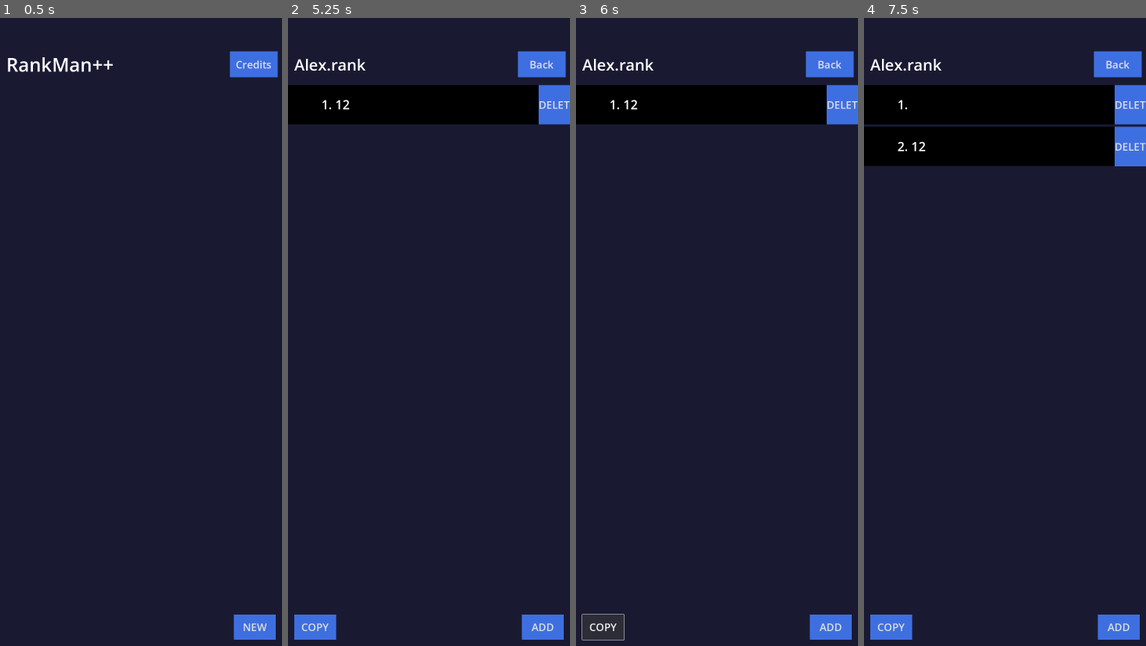
Above: before the commit, frames 1-4 (left to right).
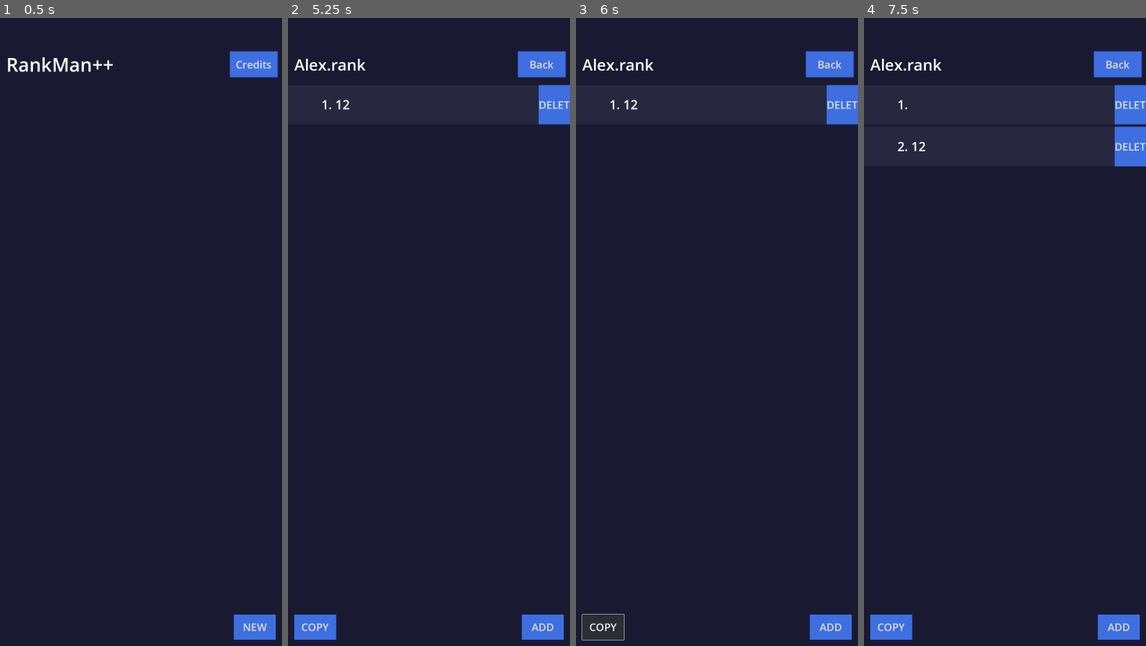
Above: after the commit, the same moments.

Repository: POtOSoftware/rankmanplusplus
Game: Godot game, scene res://Scenes/FilePicker/FilePicker.tscn
The game is run twice, just before and just after one commit, with the same random seed, the same clock (stepped at 60 frames per second) and the same inputs.
Inputs (mouse positions are in pixels of both pictures, inside the frame that each line leads up to):
- Up to frame 1 (0.5 s): no input
- Up to frame 2 (5.25 s): click "NEW" at 0.5 s; click (429, 112) at 1.27 s; type "Alex" at 1.35 s; click "NEW" at 2 s; click "Submit" at 2.75 s; click "ADD" at 3.5 s; click (429, 112) at 4.27 s; type "12" at 4.35 s; click "Add To Start" at 5 s
- Up to frame 3 (6 s): click "COPY" at 5.75 s
- Up to frame 4 (7.5 s): click "ADD" at 6.5 s; click "Add To Start" at 7.25 s

Frame 1 is identical in both runs. In frame 2, 5.6% of the frame differs, in the area x 0-89%, y 10-17%; in frame 3, 5.6%; in frame 4, 11%, in the area x 0-89%, y 10-24%.

Commit message:
change colors type shit

Diff:
--- a/Prefabs/ListInputPopup/ListInputPopup.tscn
+++ b/Prefabs/ListInputPopup/ListInputPopup.tscn
@@ -33,7 +33,7 @@
 offset_right = 500.0
 offset_bottom = 608.0
 grow_horizontal = 2
-color = Color(0.0980392, 0.101961, 0.196078, 1)
+color = Color(0.152941, 0.152941, 0.25098, 1)
 
 [node name="LineEdit" type="LineEdit" parent="Box"]
 layout_mode = 1
--- a/Prefabs/ListItem/ListItem.tscn
+++ b/Prefabs/ListItem/ListItem.tscn
@@ -20,7 +20,7 @@
 grow_horizontal = 2
 grow_vertical = 2
 mouse_filter = 1
-color = Color(0, 0, 0, 1)
+color = Color(0.152941, 0.152941, 0.25098, 1)
 
 [node name="Label" type="Label" parent="."]
 layout_mode = 1
--- a/Prefabs/StringInputPopup/StringInputPopup.tscn
+++ b/Prefabs/StringInputPopup/StringInputPopup.tscn
@@ -33,7 +33,7 @@
 offset_right = 500.0
 offset_bottom = 608.0
 grow_horizontal = 2
-color = Color(0.0980392, 0.101961, 0.196078, 1)
+color = Color(0.152941, 0.152941, 0.25098, 1)
 
 [node name="HeaderLabel" type="Label" parent="Box"]
 layout_mode = 1
--- a/Prefabs/YesNoPopup/YesNoPopup.tscn
+++ b/Prefabs/YesNoPopup/YesNoPopup.tscn
@@ -33,7 +33,7 @@
 offset_right = 500.0
 offset_bottom = 568.0
 grow_horizontal = 2
-color = Color(0.0980392, 0.101961, 0.196078, 1)
+color = Color(0.152941, 0.152941, 0.25098, 1)
 
 [node name="HeaderLabel" type="Label" parent="Box"]
 layout_mode = 1
